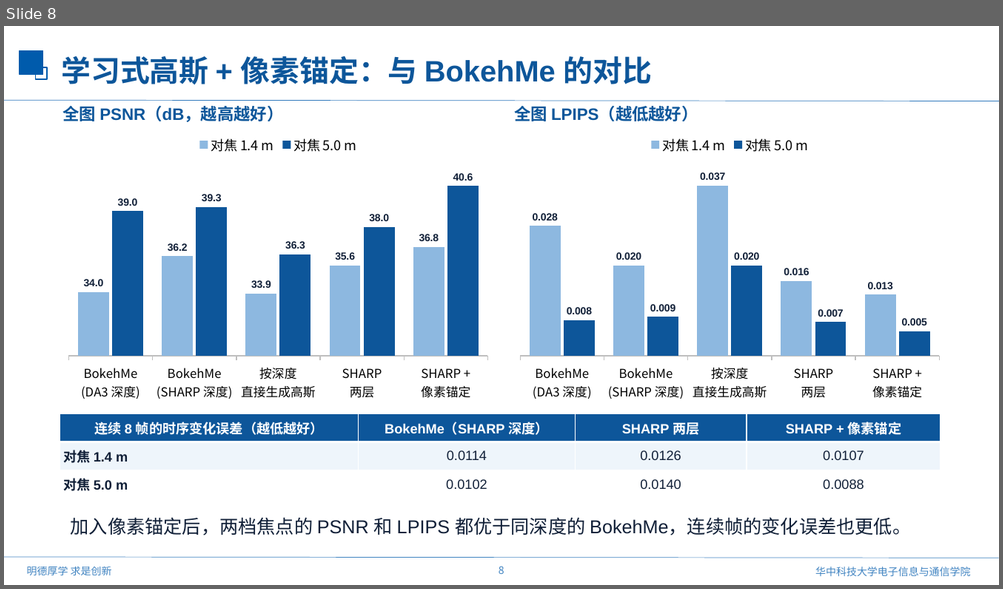
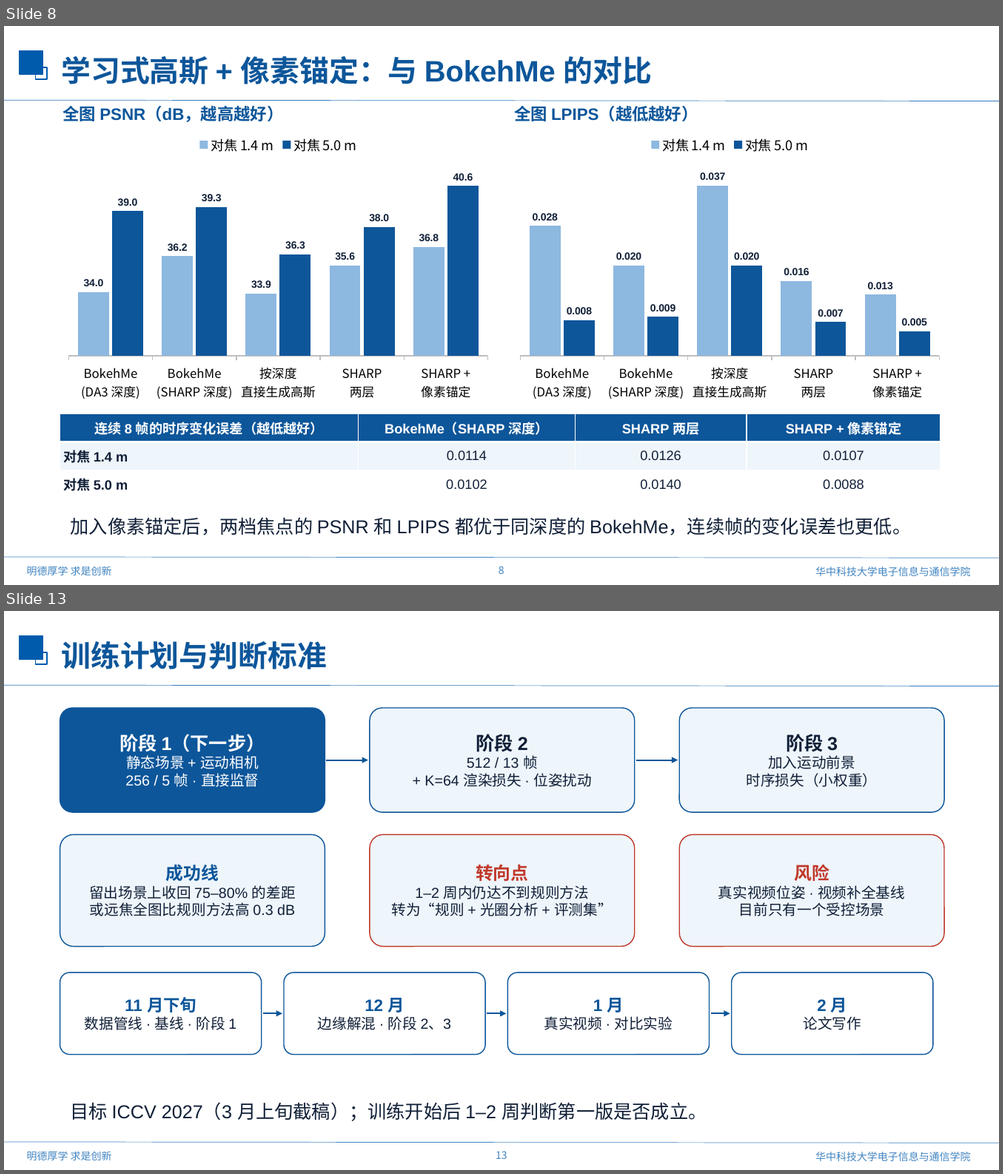
Before and after one commit to mengmcy1/OPPO-depth-guided-video-bokeh, a slide deck: 汇报/2026-11-11_前馈视频虚化思路与验证/前馈视频虚化思路与验证_1111.pptx. Shown one above the other, each under a label of ours: slide 8 before the commit, slides 8 and 13 after it; the slides between them are not shown. The pictures are 1003x589 and 1003x1174 pixels, drawn with LibreOffice and Linux fonts; fonts in the diff are those of the drawing; background and template pictures are left out. Boxes give left, top, right and bottom in pixels: in the first picture for what was removed or moved away, otherwise in the second. Text is boxed around its words. In the diff, an @@ line names an element or a change of style, - is before the commit and + after.

```diff
--- a/汇报/2026-11-11_前馈视频虚化思路与验证/前馈视频虚化思路与验证_1111.pptx
+++ b/汇报/2026-11-11_前馈视频虚化思路与验证/前馈视频虚化思路与验证_1111.pptx
@@ slide 13 added at [4,611,999,1170], background #FFFFFF; not listed: 7 template elements that a slide beside it also shows @@
@@ text added at [62,641,327,669], 28.5 pt, text #0D569A, bold @@
+训练计划与判断标准
@@ rounded rectangle added at [60,708,325,812], fill #0D569A, outline #0D569A 1 pt, 14 pt, text #FFFFFF @@
+阶段 1（下一步）
+静态场景 + 运动相机
+256 / 5 帧 · 直接监督
@@ rounded rectangle added at [370,708,634,812], fill #EEF5FB, outline #0D569A 1 pt, 14 pt, text #101F37 @@
+阶段 2
+512 / 13 帧
++ K=64 渲染损失 · 位姿扰动
@@ rounded rectangle added at [679,708,944,812], fill #EEF5FB, outline #0D569A 1 pt, 14 pt, text #101F37 @@
+阶段 3
+加入运动前景
+时序损失（小权重）
@@ arrow added from (327, 760) to (368, 760), #0D569A 1.5 pt @@
@@ arrow added from (636, 760) to (677, 760), #0D569A 1.5 pt @@
@@ rounded rectangle added at [60,834,325,947], fill #EEF5FB, outline #0D569A 1 pt, 14 pt, text #101F37 @@
+成功线
+留出场景上收回 75–80% 的差距
+或远焦全图比规则方法高 0.3 dB
@@ rounded rectangle added at [370,834,634,947], fill #EEF5FB, outline #C0392B 1 pt, 14 pt, text #101F37 @@
+转向点
+1–2 周内仍达不到规则方法
+转为“规则 + 光圈分析 + 评测集”
@@ rounded rectangle added at [679,834,944,947], fill #EEF5FB, outline #C0392B 1 pt, 14 pt, text #101F37 @@
+风险
+真实视频位姿 · 视频补全基线
+目前只有一个受控场景
@@ rounded rectangle added at [60,973,262,1055], fill #FFFFFF, outline #0D569A 1 pt, 14 pt, text #101F37 @@
+11 月下旬
+数据管线 · 基线 · 阶段 1
@@ rounded rectangle added at [284,973,485,1055], fill #FFFFFF, outline #0D569A 1 pt, 14 pt, text #101F37 @@
+12 月
+边缘解混 · 阶段 2、3
@@ rounded rectangle added at [508,973,709,1055], fill #FFFFFF, outline #0D569A 1 pt, 14 pt, text #101F37 @@
+1 月
+真实视频 · 对比实验
@@ rounded rectangle added at [731,973,933,1055], fill #FFFFFF, outline #0D569A 1 pt, 14 pt, text #101F37 @@
+2 月
+论文写作
@@ arrow added from (263, 1014) to (282, 1014), #0D569A 1.5 pt @@
@@ arrow added from (486, 1014) to (506, 1014), #0D569A 1.5 pt @@
@@ arrow added from (711, 1014) to (730, 1014), #0D569A 1.5 pt @@
@@ text added at [71,1102,706,1122], 18 pt, text #101F37 @@
+目标 ICCV 2027（3 月上旬截稿）；训练开始后 1–2 周判断第一版是否成立。
```
Also in this commit, not shown: 4 slides changed, 3 other slides added, 1 slide removed, 7 other files.
